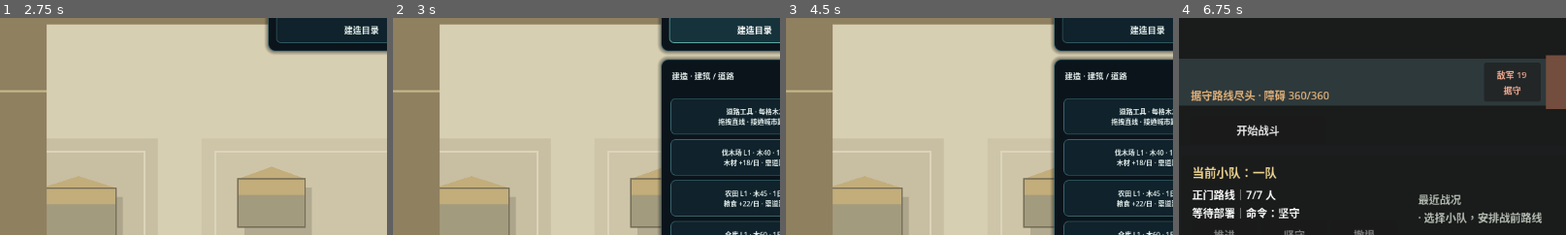
Above: before the commit, frames 1-4 (left to right).
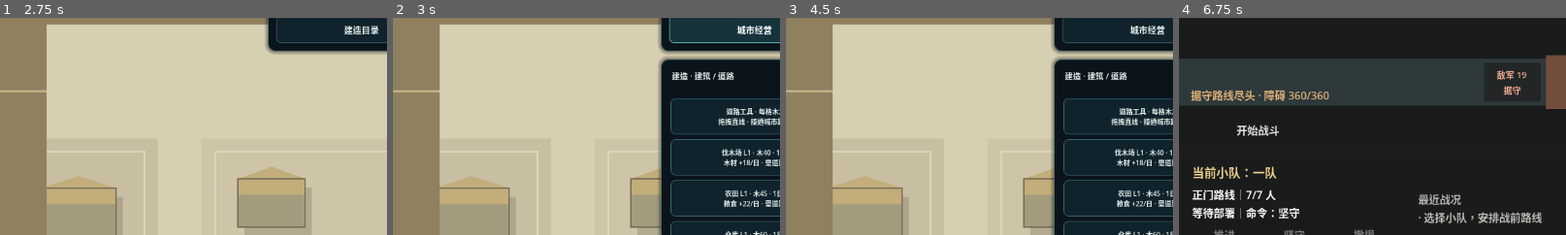
Above: after the commit, the same moments.

Repository: dodabojcuk-sys/Peace-Under-Heaven
Game: Godot game, scene res://scenes/title_shell.tscn
The game is run twice, just before and just after one commit, with the same random seed, the same clock (stepped at 60 frames per second) and the same inputs.
Inputs:
- Up to frame 1 (2.75 s): click "进入黑石城" at 0.5 s; click "展开" at 1.25 s; click "收起" at 2 s
- Up to frame 2 (3 s): click "建造目录" at 2.75 s
- Up to frame 3 (4.5 s): click "建造目录" (after the commit: "城市经营") at 3.5 s; click "1×" at 4.25 s
- Up to frame 4 (6.75 s): click "暂停" at 5 s; click "继续" at 5.75 s; click "进入当前主线" at 6.5 s
The pictures show only the part of the screen within x 40-90%, y 39-89%; the shares and areas given below are measured in that part.

Frame 1 is identical in both runs. In frame 2, 0.2% of the frame differs, in the area x 88-98%, y 3-9%; in frame 3, 0.2%; in frame 4, nothing differs.

Commit message:
feat(txwzs): add baseline-compatible road connection preview

Diff:
--- a/scripts/construction_controller.gd
+++ b/scripts/construction_controller.gd
@@ -362,6 +362,9 @@
 var _road_draft: Dictionary = {}
 var _road_drag_active := false
 var _road_preview_fixed := false
+# This is presentation-only state for the current road-preview lifetime. It is
+# deliberately cleared with the draft and is never exported to V5.
+var _road_recommendation_preview: Dictionary = {}
 var _road_drag_start_cell := Vector2i.ZERO
 var _road_drag_current_cell := Vector2i.ZERO
 var current_day := 1
@@ -1381,6 +1384,11 @@
 	):
 		return false
 	var cells: Array[Vector2i] = _road_draft.unique_cells.duplicate()
+	if not _road_recommendation_preview.is_empty():
+		if not _is_current_road_recommendation_preview(cells):
+			_show_placement_feedback("接通方案已过期，请重新查看方案")
+			cancel_road_preview()
+			return false
 	var result := place_player_road_path(cells)
 	if not bool(result.success):
 		preview_valid = false
@@ -1453,8 +1461,255 @@
 	_road_draft = {}
 	_road_drag_active = false
 	_road_preview_fixed = false
+	_road_recommendation_preview = {}
 	if is_instance_valid(road_preview_visual):
 		road_preview_visual.clear_preview()
+
+
+func query_road_connection_recommendation(placement_id: int) -> Dictionary:
+	# A recommendation is a read-only query over the current canonical grid. It
+	# intentionally owns neither a road graph nor a pending transaction.
+	var record: Dictionary = _building_records_by_id.get(placement_id, {})
+	if record.is_empty():
+		return _road_recommendation_result(
+			&"unavailable", placement_id, "目标建筑已不存在"
+		)
+	if not bool(record.get("requires_road", false)):
+		return _road_recommendation_result(
+			&"unavailable", placement_id, "该建筑不需要道路"
+		)
+	var entrance := get_building_entrance_info(placement_id)
+	if not bool(entrance.get("valid", false)):
+		return _road_recommendation_result(
+			&"unavailable", placement_id, "建筑入口无效，无法生成接通方案"
+		)
+	if bool(entrance.get("connected", false)):
+		return _road_recommendation_result(
+			&"unavailable", placement_id, "该建筑已接入城市路网"
+		)
+
+	var start := Vector2i(entrance.get("road_contact_cell", Vector2i.ZERO))
+	var connected_roads := get_connected_road_cells()
+	if connected_roads.is_empty():
+		return _road_recommendation_result(
+			&"unavailable", placement_id, "当前没有可接入的主路网"
+		)
+	if not _is_recommendation_transit_cell_legal(start):
+		return _road_recommendation_result(
+			&"unavailable", placement_id, "建筑入口旁没有可铺设的道路格"
+		)
+
+	var frontier: Array[Vector2i] = [start]
+	var frontier_index := 0
+	var distance_by_cell: Dictionary = {start: 0}
+	var paths_by_cell: Dictionary = {start: 1}
+	var parent_by_cell: Dictionary = {}
+	var shortest_goal_distance := -1
+	var shortest_goal_paths := 0
+	var shortest_goal_end := Vector2i.ZERO
+
+	while frontier_index < frontier.size():
+		var current := frontier[frontier_index]
+		frontier_index += 1
+		var current_distance := int(distance_by_cell[current])
+		if (
+			shortest_goal_distance >= 0
+			and current_distance + 1 > shortest_goal_distance
+		):
+			continue
+		for direction in [Vector2i.UP, Vector2i.RIGHT, Vector2i.DOWN, Vector2i.LEFT]:
+			var neighbor: Vector2i = current + direction
+			var candidate_distance := current_distance + 1
+			if connected_roads.has(neighbor):
+				if shortest_goal_distance < 0:
+					shortest_goal_distance = candidate_distance
+				if candidate_distance == shortest_goal_distance:
+					shortest_goal_paths = mini(
+						2,
+						shortest_goal_paths + int(paths_by_cell[current])
+					)
+					if shortest_goal_paths == 1:
+						shortest_goal_end = neighbor
+				continue
+			if not _is_recommendation_transit_cell_legal(neighbor):
+				continue
+			if not distance_by_cell.has(neighbor):
+				distance_by_cell[neighbor] = candidate_distance
+				paths_by_cell[neighbor] = int(paths_by_cell[current])
+				parent_by_cell[neighbor] = current
+				frontier.append(neighbor)
+			elif int(distance_by_cell[neighbor]) == candidate_distance:
+				paths_by_cell[neighbor] = mini(
+					2,
+					int(paths_by_cell[neighbor]) + int(paths_by_cell[current])
+				)
+
+	if shortest_goal_paths <= 0:
+		return _road_recommendation_result(
+			&"unavailable", placement_id, "没有合法的接通路径，请手动规划"
+		)
+	if shortest_goal_paths > 1:
+		return _road_recommendation_result(
+			&"ambiguous", placement_id, "存在多种接通方式，请手动规划。"
+		)
+
+	var end_parent := Vector2i.ZERO
+	# The terminal is an existing connected road. Locate its sole predecessor by
+	# walking the frontier relation rather than adding that road to new cells.
+	for direction in [Vector2i.UP, Vector2i.RIGHT, Vector2i.DOWN, Vector2i.LEFT]:
+		var candidate_parent: Vector2i = shortest_goal_end + direction
+		if (
+			distance_by_cell.has(candidate_parent)
+			and int(distance_by_cell[candidate_parent]) + 1 == shortest_goal_distance
+		):
+			end_parent = candidate_parent
+			break
+	if not distance_by_cell.has(end_parent):
+		return _road_recommendation_result(
+			&"unavailable", placement_id, "接通路径状态无效，请手动规划"
+		)
+	var cells := _reconstruct_recommendation_path(
+		start, end_parent, parent_by_cell
+	)
+	cells.append(shortest_goal_end)
+	var validation := evaluate_road_path(cells)
+	if not bool(validation.valid):
+		return _road_recommendation_result(
+			&"unavailable", placement_id,
+			str(validation.get("reason", "没有合法的接通路径，请手动规划"))
+		)
+	return _road_recommendation_result(
+		&"recommended", placement_id, "已找到唯一最短接通方案", cells,
+		int(validation.get("cost", 0))
+	)
+
+
+func preview_road_connection_recommendation(placement_id: int) -> Dictionary:
+	var recommendation := query_road_connection_recommendation(placement_id)
+	if StringName(recommendation.status) != &"recommended":
+		return recommendation
+	var cells: Array[Vector2i] = []
+	for cell_value in recommendation.cells:
+		cells.append(Vector2i(cell_value))
+	if cells.is_empty():
+		return _road_recommendation_result(
+			&"unavailable", placement_id, "接通方案为空，请手动规划"
+		)
+	var preview_screen := map_local_to_screen(
+		cell_to_map_local(cells.front()) + Vector2(GRID_SIZE * 0.5, GRID_SIZE * 0.5)
+	)
+	if not begin_road_mode(preview_screen):
+		return _road_recommendation_result(
+			&"unavailable", placement_id, "当前无法进入道路预览"
+		)
+	_set_recommended_road_preview_cells(cells)
+	if not preview_valid:
+		var failure := preview_invalid_reason
+		cancel_road_preview()
+		return _road_recommendation_result(&"unavailable", placement_id, failure)
+	_road_recommendation_preview = {
+		"placement_id": placement_id,
+		"cells": cells.duplicate(),
+	}
+	# Refresh after tagging the draft so the existing road panel can present the
+	# target, cost, and manual alternative rather than generic drag copy.
+	_sync_construction_ui()
+	construction_presentation_changed.emit()
+	return recommendation
+
+
+func switch_recommended_road_to_manual() -> bool:
+	if not is_road_placing():
+		return false
+	# Leave no hidden auto-route behind before the existing manual drag flow starts.
+	cancel_road_preview()
+	return begin_road_mode(get_viewport().get_mouse_position())
+
+
+func has_road_connection_recommendation_preview() -> bool:
+	return is_road_placing() and not _road_recommendation_preview.is_empty()
+
+
+func _is_current_road_recommendation_preview(cells: Array[Vector2i]) -> bool:
+	var placement_id := int(_road_recommendation_preview.get("placement_id", -1))
+	var recommendation := query_road_connection_recommendation(placement_id)
+	if StringName(recommendation.get("status", &"unavailable")) != &"recommended":
+		return false
+	var current_cells: Array = recommendation.get("cells", [])
+	if current_cells.size() != cells.size():
+		return false
+	for index in current_cells.size():
+		if Vector2i(current_cells[index]) != cells[index]:
+			return false
+	return true
+
+
+func _set_recommended_road_preview_cells(cells: Array[Vector2i]) -> void:
+	_road_draft = {
+		"sampled_cells": cells.duplicate(),
+		"ordered_cells": cells.duplicate(),
+		"unique_cells": cells.duplicate(),
+		"valid_axis": true,
+	}
+	_road_drag_active = false
+	_road_preview_fixed = true
+	var validation := evaluate_road_path(cells)
+	preview_valid = bool(validation.valid)
+	preview_invalid_reason = str(validation.reason)
+	preview_connection_state = StringName(
+		validation.get("connection_state", &"invalid")
+	)
+	road_preview_visual.set_preview(
+		cells,
+		preview_connection_state if preview_valid else &"invalid",
+		GRID_SIZE
+	)
+	_sync_construction_ui()
+	construction_presentation_changed.emit()
+
+
+func _is_recommendation_transit_cell_legal(cell: Vector2i) -> bool:
+	if get_all_road_cells().has(cell):
+		return false
+	var legality := evaluate_spatial_legality(PLACEMENT_KIND_ROAD, [cell])
+	return bool(legality.get("is_legal", false))
+
+
+func _reconstruct_recommendation_path(
+	start: Vector2i,
+	end: Vector2i,
+	parent_by_cell: Dictionary
+) -> Array[Vector2i]:
+	var reversed: Array[Vector2i] = [end]
+	var current := end
+	while current != start:
+		if not parent_by_cell.has(current):
+			return []
+		current = Vector2i(parent_by_cell[current])
+		reversed.append(current)
+	reversed.reverse()
+	return reversed
+
+
+func _road_recommendation_result(
+	status: StringName,
+	placement_id: int,
+	message: String,
+	cells: Array[Vector2i] = [],
+	wood_cost := 0
+) -> Dictionary:
+	var record: Dictionary = _building_records_by_id.get(placement_id, {})
+	return {
+		"status": status,
+		"placement_id": placement_id,
+		"target_name": str(record.get("display_name", "目标建筑")),
+		"message": message,
+		"cells": cells.duplicate(),
+		"path_length": cells.size(),
+		"wood_cost": wood_cost,
+		"connection_result": "接入主路网" if status == &"recommended" else "",
+		"completion_method": "立即铺设" if status == &"recommended" else "",
+	}
 
 
 func evaluate_road_path(cells: Array[Vector2i]) -> Dictionary:
@@ -1690,6 +1945,8 @@
 func rotate_preview() -> bool:
 	if not is_placing() or _selected_definition == null:
 		return false
+	if has_road_connection_recommendation_preview():
+		return switch_recommended_road_to_manual()
 	preview_orientation = posmod(preview_orientation + 1, 4)
 	if get_build_slot_state() == BUILD_SLOT_PLACEMENT_ACTIVE and not is_road_placing():
 		_build_slot.orientation = preview_orientation
@@ -7655,13 +7912,17 @@
 	build_entry_button.text = (
 		"旧存档施工完成后启用新建造队列"
 		if _has_legacy_construction()
-		else "建造目录"
+		else "城市经营"
 	)
 	build_entry_button.disabled = is_city_action_locked_for_battle()
 	build_mode_status.visible = state == ConstructionState.PLACING
 	placement_orientation_label.visible = state == ConstructionState.PLACING
 	rotate_placement_button.visible = (
-		state == ConstructionState.PLACING and not is_road_placing()
+		state == ConstructionState.PLACING
+		and (
+			not is_road_placing()
+			or has_road_connection_recommendation_preview()
+		)
 	)
 	confirm_road_button.visible = state == ConstructionState.PLACING and is_road_placing()
 	cancel_placement_button.visible = state == ConstructionState.PLACING
@@ -7719,14 +7980,35 @@
 			)
 			if not preview_valid:
 				connection_text = preview_invalid_reason
-			build_mode_status.text = "道路工具 · 拖拽直线\n长度 %d · %s" % [
-				road_cells.size(),
-				connection_text,
-			]
-			placement_orientation_label.text = (
-				"道路只接受水平 / 垂直路径 · 每格木%d"
-				% ROAD_DEFINITION.wood_cost
-			)
+			if has_road_connection_recommendation_preview():
+				var recommendation_id := int(
+					_road_recommendation_preview.get("placement_id", -1)
+				)
+				var recommendation_target: Dictionary = _building_records_by_id.get(
+					recommendation_id, {}
+				)
+				var recommendation_cost := int(
+					evaluate_road_path(road_cells).get("cost", 0)
+				)
+				build_mode_status.text = "接通方案 · %s\n路径 %d 格 · 木材 %d · %s" % [
+					str(recommendation_target.get("display_name", "目标建筑")),
+					road_cells.size(),
+					recommendation_cost,
+					connection_text,
+				]
+				placement_orientation_label.text = "完成方式：立即铺设 · 状态变化后需重新查看"
+				rotate_placement_button.text = "手动规划"
+				cancel_placement_button.text = "取消方案 · Esc"
+			else:
+				build_mode_status.text = "道路工具 · 拖拽直线\n长度 %d · %s" % [
+					road_cells.size(),
+					connection_text,
+				]
+				placement_orientation_label.text = (
+					"道路只接受水平 / 垂直路径 · 每格木%d"
+					% ROAD_DEFINITION.wood_cost
+				)
+				cancel_placement_button.text = "取消道路 · Esc"
 			confirm_road_button.text = "确认铺设"
 			confirm_road_button.disabled = (
 				not preview_valid or not _road_preview_fixed
--- /dev/null
+++ b/tests/run_city_governance_interaction_smoke.gd
@@ -0,0 +1,257 @@
+extends SceneTree
+
+
+const CITY_SCENE: PackedScene = preload("res://scenes/blank_map.tscn")
+const LOGGING_ID := &"building.logging_camp.t1"
+
+var failures: Array[String] = []
+
+
+func _initialize() -> void:
+	call_deferred("_run")
+
+
+func _run() -> void:
+	root.size = Vector2i(1440, 900)
+	var first: Dictionary = await _new_city()
+	var city: Node = first.city
+	var shell: Control = first.shell
+	city.set_city_time_paused(true)
+
+	var unique_id: int = city.place_definition_at_cell(
+		LOGGING_ID, Vector2i(33, 16), false, true, 0
+	)
+	_check(unique_id > 0, "治理 fixture 创建未接通建筑")
+	var snapshot_before := _persistent_road_snapshot(city)
+	var recommendation: Dictionary = city.query_road_connection_recommendation(unique_id)
+	_check(
+		_persistent_road_snapshot(city) == snapshot_before,
+		"接通方案查询不写资源、道路、placement 或预览"
+	)
+	_check(
+		StringName(recommendation.get("status", &"")) == &"recommended"
+		and int(recommendation.get("path_length", 0)) > 0,
+		"唯一最短合法路径可被推荐"
+	)
+
+	var preview: Dictionary = city.preview_road_connection_recommendation(unique_id)
+	_check(
+		StringName(preview.get("status", &"")) == &"recommended"
+		and city.has_road_connection_recommendation_preview()
+		and city.preview_valid,
+		"推荐只进入现有道路 preview 生命周期"
+	)
+	_check(
+		_persistent_road_snapshot(city) == snapshot_before,
+		"推荐预览前资源和道路仍完全不变"
+	)
+	var wood_before_confirm: int = city.wood
+	var road_cells_before_confirm: Dictionary = city.get_player_road_cells().duplicate(true)
+	var expected_cost: int = int(preview.get("wood_cost", 0))
+	var planned_new_cells: Array = city.evaluate_road_path(
+		preview.get("cells", [])
+	).get("new_cells", [])
+	_check(city.confirm_road_preview(), "确认铺设复用既有道路确认入口")
+	_check(
+		city.wood == wood_before_confirm - expected_cost
+		and city.get_player_road_cells().size() == (
+			road_cells_before_confirm.size() + planned_new_cells.size()
+		),
+		"确认恰好扣一次木材并创建一次道路 placement"
+	)
+	_check(
+		not city.confirm_road_preview()
+		and city.wood == wood_before_confirm - expected_cost,
+		"重复确认不会重复扣费或落地"
+	)
+
+	var second: Dictionary = await _new_city()
+	var ambiguous_city: Node = second.city
+	ambiguous_city.set_city_time_paused(true)
+	var ambiguous_id: int = ambiguous_city.place_definition_at_cell(
+		LOGGING_ID, Vector2i(31, 17), false, true, 0
+	)
+	var ambiguous: Dictionary = ambiguous_city.query_road_connection_recommendation(
+		ambiguous_id
+	)
+	_check(
+		StringName(ambiguous.get("status", &"")) == &"ambiguous"
+		and str(ambiguous.get("message", "")) == "存在多种接通方式，请手动规划。",
+		"多条等长最短路线不会依赖邻居顺序自动选择"
+	)
+	var ambiguous_before := _persistent_road_snapshot(ambiguous_city)
+	var rejected_preview: Dictionary = ambiguous_city.preview_road_connection_recommendation(
+		ambiguous_id
+	)
+	_check(
+		StringName(rejected_preview.get("status", &"")) == &"ambiguous"
+		and _persistent_road_snapshot(ambiguous_city) == ambiguous_before,
+		"多方案拒绝和手动规划入口不写国家状态"
+	)
+	var impossible_definition := BuildingDefinition.new()
+	impossible_definition.definition_id = &"test.governance.no_road_exit"
+	impossible_definition.display_name = "无出口治理 fixture"
+	impossible_definition.building_type = "测试建筑"
+	impossible_definition.placement_kind = &"placed"
+	impossible_definition.footprint = Vector2i.ONE
+	impossible_definition.road_anchor_offsets = [Vector2i(0, -60)]
+	impossible_definition.build_days = 0
+	ambiguous_city._register_definition(impossible_definition)
+	var impossible_id: int = ambiguous_city.place_definition_at_cell(
+		impossible_definition.definition_id, Vector2i(40, 20), false, true, 0
+	)
+	var unavailable: Dictionary = ambiguous_city.query_road_connection_recommendation(
+		impossible_id
+	)
+	_check(
+		StringName(unavailable.get("status", &"")) == &"unavailable"
+		and not str(unavailable.get("message", "")).is_empty(),
+		"无合法接通路径会保留准确原因"
+	)
+
+	var third: Dictionary = await _new_city()
+	var stale_city: Node = third.city
+	stale_city.set_city_time_paused(true)
+	var stale_id: int = stale_city.place_definition_at_cell(
+		LOGGING_ID, Vector2i(33, 16), false, true, 0
+	)
+	var stale_preview: Dictionary = stale_city.preview_road_connection_recommendation(stale_id)
+	_check(StringName(stale_preview.get("status", &"")) == &"recommended", "可生成过期校验 fixture")
+	var stale_cells: Array = stale_preview.get("cells", [])
+	if stale_cells.size() >= 2:
+		var changed_path: Array[Vector2i] = [Vector2i(stale_cells[0])]
+		_check(
+			bool(stale_city.place_player_road_path(changed_path).get("success", false)),
+			"外部地图改变走既有道路 writer"
+		)
+		_check(
+			not stale_city.confirm_road_preview(),
+			"状态变化后旧接通预览被重新验证拒绝"
+		)
+
+	var fourth: Dictionary = await _new_city()
+	var poor_city: Node = fourth.city
+	poor_city.set_city_time_paused(true)
+	var poor_id: int = poor_city.place_definition_at_cell(
+		LOGGING_ID, Vector2i(33, 16), false, true, 0
+	)
+	var poor_plan: Dictionary = poor_city.query_road_connection_recommendation(poor_id)
+	poor_city.wood = 0
+	var poor_preview: Dictionary = poor_city.preview_road_connection_recommendation(poor_id)
+	_check(
+		StringName(poor_plan.get("status", &"")) == &"recommended"
+		and StringName(poor_preview.get("status", &"")) == &"unavailable"
+		and str(poor_preview.get("message", "")).contains("木材不足"),
+		"资源不足时确认前阻止道路写入并给出原因"
+	)
+
+	var workspace := shell.get_node("GovernanceWorkspace") as Control
+	var build_entry := shell.get_node("ConstructionEntryPanel/BuildEntryButton") as Button
+	_check(
+		workspace.visible
+		and build_entry.text == "城市经营"
+		and shell.get_node("CityBarToggle").visible,
+		"默认进入城市经营，城市切换维持既有功能入口"
+	)
+	var selection: Node = (first.scene as Node).get_node("BuildingSelectionController")
+	var card_id: int = city.place_definition_at_cell(
+		LOGGING_ID, Vector2i(36, 16), false, true, 0
+	)
+	selection.select_placement(card_id)
+	await process_frame
+	var action_group := shell.get_node("BuildingDetailPanel/GovernanceActionGroup") as Control
+	var primary := action_group.get_node("GovernancePrimaryAction") as Button
+	_check(
+		action_group.visible
+		and primary.visible
+		and primary.text == "查看接通方案",
+		"未接通建筑卡片只暴露一个明确主操作"
+	)
+	for child in action_group.get_children():
+		if child is Control and (child as Control).visible:
+			_check(
+				action_group.get_global_rect().encloses((child as Control).get_global_rect()),
+				"建筑卡片可见操作保持在所属容器内"
+			)
+	for target_size in [Vector2i(1152, 648), Vector2i(1280, 720), Vector2i(1440, 900)]:
+		root.size = target_size
+		await process_frame
+		await process_frame
+		var detail_panel := shell.get_node("BuildingDetailPanel") as Control
+		var minimap := shell.get_node("MinimapPlaceholder") as Control
+		_check(
+			detail_panel.get_global_rect().encloses(action_group.get_global_rect())
+			and not detail_panel.get_global_rect().intersects(minimap.get_global_rect())
+			and not detail_panel.get_global_rect().intersects(
+				shell.get_node("TopStatusBar").get_global_rect()
+			),
+			"%dx%d 建筑操作容器不越界、不遮挡小地图或顶栏" % [target_size.x, target_size.y]
+		)
+	selection.clear_selection()
+	for target_size in [Vector2i(1152, 648), Vector2i(1280, 720), Vector2i(1440, 900)]:
+		root.size = target_size
+		await process_frame
+		await process_frame
+		_check(
+			workspace.visible
+			and workspace.get_global_rect().encloses(
+				workspace.get_node("GovernanceMargin").get_global_rect()
+			)
+			and not workspace.get_global_rect().intersects(
+				shell.get_node("TopStatusBar").get_global_rect()
+			),
+			"%dx%d 城市经营容器不越界且不侵入顶栏" % [target_size.x, target_size.y]
+		)
+
+	var save_snapshot: Dictionary = city.export_v5_campaign_snapshot()
+	var restored: Dictionary = await _new_city()
+	var restored_city: Node = restored.city
+	_check(
+		bool(restored_city.restore_v5_campaign_snapshot(save_snapshot).get("success", false))
+		and restored_city.get_player_road_cells() == city.get_player_road_cells(),
+		"保存和冷启动恢复后已铺道路继续存在"
+	)
+
+	for fixture in [first, second, third, fourth, restored]:
+		(fixture.scene as Node).queue_free()
+	await process_frame
+	_finish()
+
+
+func _new_city() -> Dictionary:
+	var scene := CITY_SCENE.instantiate()
+	root.add_child(scene)
+	await process_frame
+	await process_frame
+	return {
+		"scene": scene,
+		"city": scene.get_node("ConstructionController"),
+		"shell": scene.get_node("UI/Shell"),
+	}
+
+
+func _persistent_road_snapshot(city: Node) -> Dictionary:
+	return {
+		"wood": city.wood,
+		"roads": city.get_player_road_cells().duplicate(true),
+		"placements": city.get_building_count(),
+	}
+
+
+func _check(condition: bool, label: String) -> void:
+	if condition:
+		print("PASS: %s" % label)
+		return
+	failures.append(label)
+	push_error("FAIL: %s" % label)
+
+
+func _finish() -> void:
+	if failures.is_empty():
+		print("CITY_GOVERNANCE_INTERACTION_SMOKE PASS")
+		quit(0)
+		return
+	print("CITY_GOVERNANCE_INTERACTION_SMOKE FAIL (%d)" % failures.size())
+	for failure in failures:
+		print(" - %s" % failure)
+	quit(1)
Not shown, added: tests/run_city_governance_interaction_smoke.gd.uid
